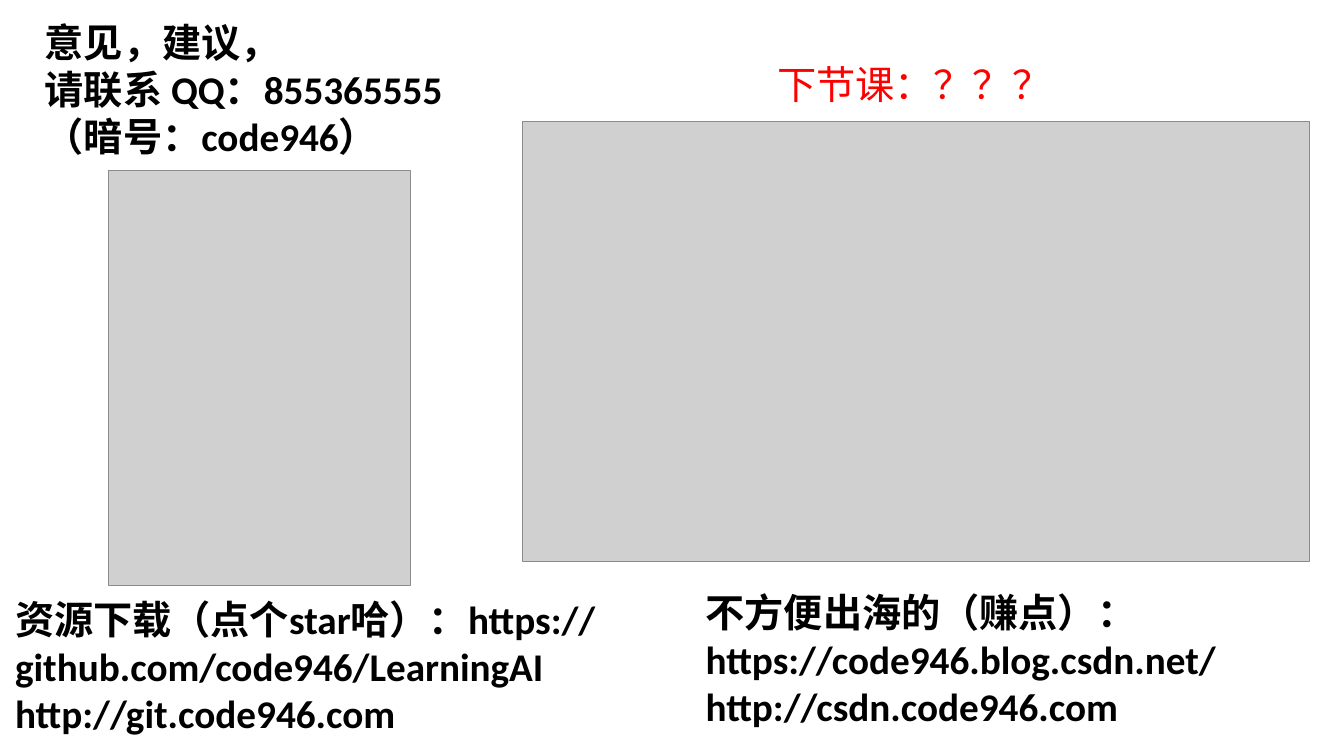
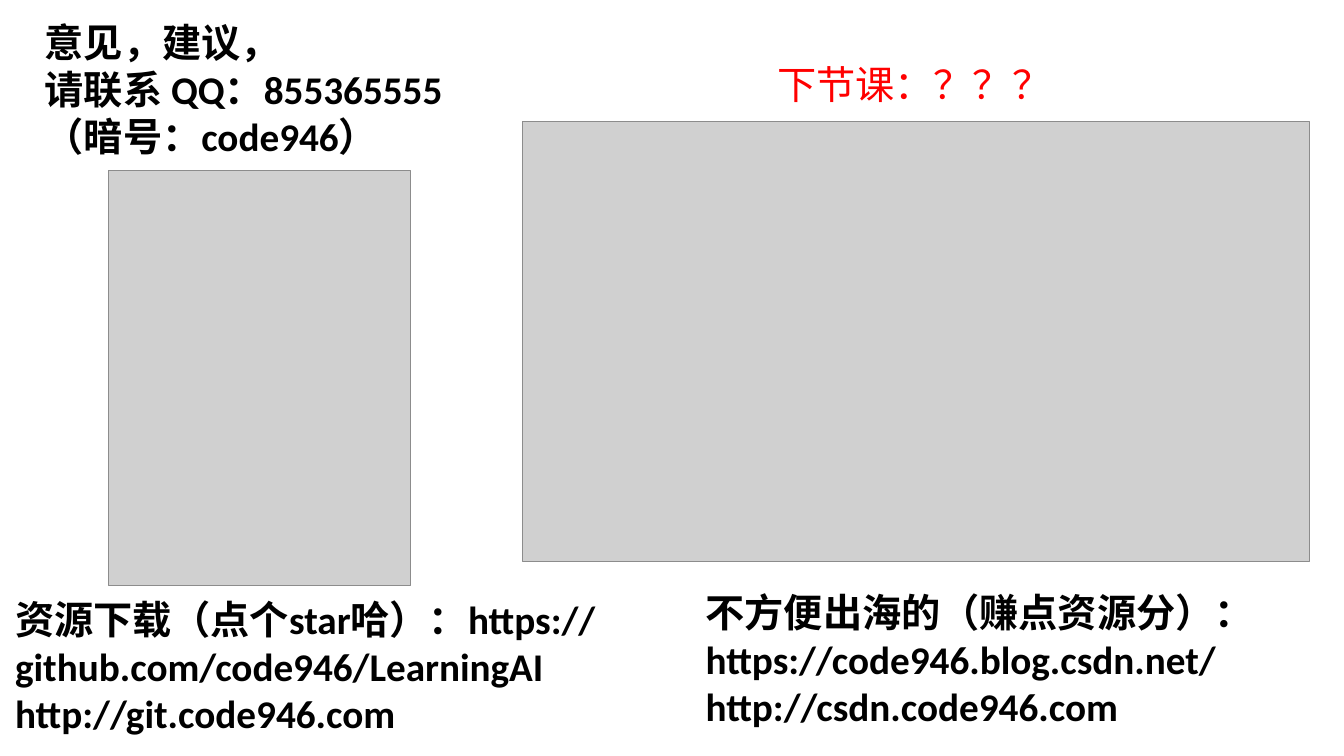
Before and after one commit to code946/LearningAI, a slide deck: slide 10 of A01_什么是机器学习/A01什么是机器学习.pptx. Drawn at 1344x756 pixels with LibreOffice and Linux fonts; fonts in the diff are those of the drawing; grey boxes stand for pictures. Boxes give left, top, right and bottom in pixels: in the first picture for what was removed or moved away, otherwise in the second. Text is boxed around its words. In the diff, an @@ line names an element or a change of style, - is before the commit and + after.

```diff
--- a/A01_什么是机器学习/A01什么是机器学习.pptx
+++ b/A01_什么是机器学习/A01什么是机器学习.pptx
@@ text at [706,593,1254,631]: text changed @@
-不方便出海的（赚点）：
+不方便出海的（赚点资源分）：
```
Also in this commit, not shown: 1 other file.
